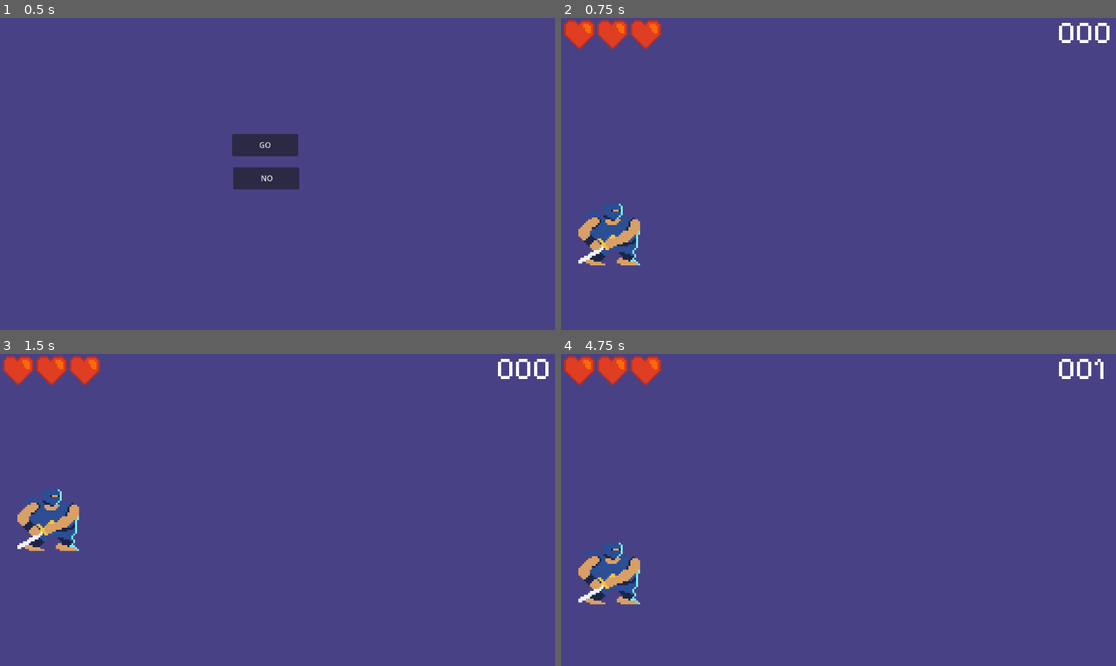
Above: before the commit, frames 1-4 (two rows, left to right).
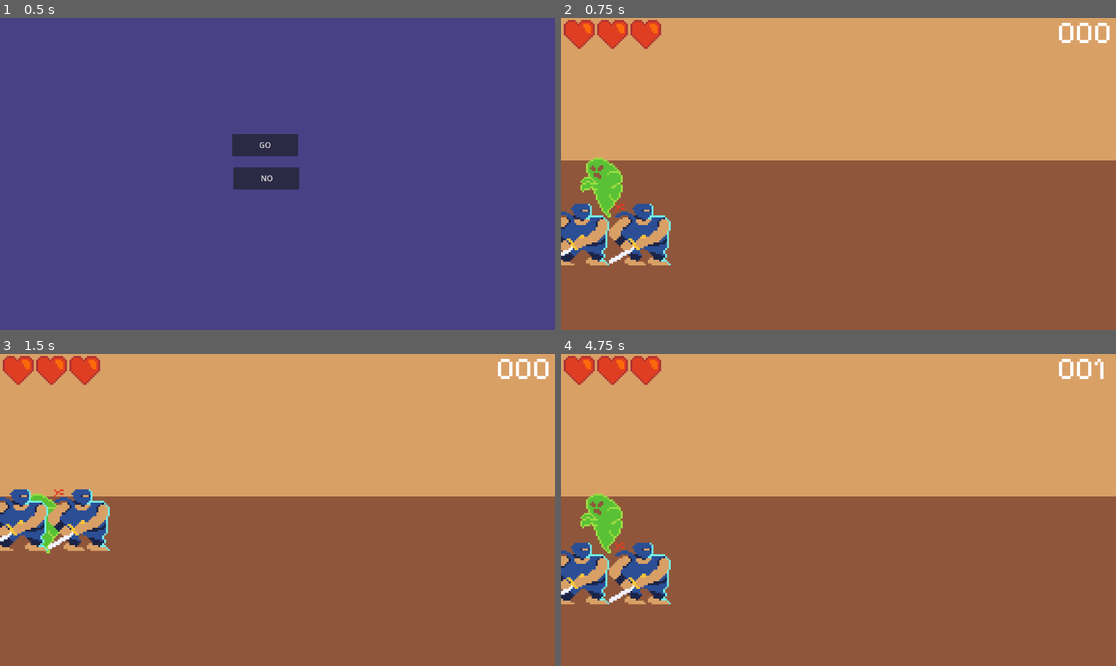
Above: after the commit, the same moments.

Repository: zdicken/CarJam
Game: Godot game, scene res://title.tscn
Same seed, same stepped clock (60 frames per second), same inputs: the game is played once before the commit and once after it.
Inputs:
- Up to frame 1 (0.5 s): no input
- Up to frame 2 (0.75 s): click "GO" at 0.5 s
- Up to frame 3 (1.5 s): tap Enter at 1.25 s; hold W (up) from 1.28 s (still down)
- Up to frame 4 (4.75 s): tap Space at 2 s; release W (up) at 2.03 s; hold S (down) 2.03-2.78 s; hold W (up) 2.78-4.28 s; hold S (down) from 4.28 s (still down)

Frame 1 is identical in both runs. In frame 2, 98% of the frame differs, in the area x 0-100%, y 0-100%; in frame 3, 98%; in frame 4, 99%.

Commit message:
background

Diff:
--- a/main.tscn
+++ b/main.tscn
@@ -1,10 +1,12 @@
-[gd_scene load_steps=7 format=3 uid="uid://hvxu4p2pl73s"]
+[gd_scene load_steps=9 format=3 uid="uid://hvxu4p2pl73s"]
 
 [ext_resource type="Script" path="res://GameController.gd" id="1_8o57u"]
 [ext_resource type="Texture2D" uid="uid://th734q7hkux1" path="res://sprites/heart.png" id="2_psj2j"]
 [ext_resource type="FontFile" uid="uid://cn4ytdw3pcnh8" path="res://fonts/Pixelify_Sans/PixelifySans-VariableFont_wght.ttf" id="2_ut6fv"]
 [ext_resource type="Script" path="res://Player.gd" id="2_uvolp"]
 [ext_resource type="Texture2D" uid="uid://berq3jdjjngnb" path="res://sprites/ninja.png" id="4_ymxnu"]
+[ext_resource type="Texture2D" uid="uid://cnyy8gbnk0b60" path="res://sprites/enemy.png" id="6_0bkgp"]
+[ext_resource type="Texture2D" uid="uid://dwcs8omnviige" path="res://sprites/background.png" id="7_ssmxn"]
 
 [sub_resource type="RectangleShape2D" id="RectangleShape2D_cb7an"]
 size = Vector2(32.5, 9)
@@ -12,6 +14,11 @@
 [node name="Game" type="Node2D"]
 texture_filter = 1
 script = ExtResource("1_8o57u")
+
+[node name="Background" type="Sprite2D" parent="."]
+position = Vector2(576, 324)
+scale = Vector2(4, 4)
+texture = ExtResource("7_ssmxn")
 
 [node name="Player" type="CharacterBody2D" parent="."]
 z_index = 1
@@ -25,6 +32,8 @@
 [node name="CollisionShape2D" type="CollisionShape2D" parent="Player"]
 position = Vector2(0.25, 0)
 shape = SubResource("RectangleShape2D_cb7an")
+
+[node name="Node" type="Node" parent="Player"]
 
 [node name="UI" type="Control" parent="."]
 layout_mode = 3
@@ -72,3 +81,8 @@
 
 [node name="Position3" type="Node2D" parent="Spawner"]
 position = Vector2(1300, 350)
+
+[node name="Enemy" type="Sprite2D" parent="."]
+position = Vector2(100, 350)
+scale = Vector2(4, 4)
+texture = ExtResource("6_0bkgp")
Binary file added: sprites/background.png
Not shown, added: sprites/background.png.import
Binary file changed: sprites/ninja.ase
Binary file changed: sprites/ninja.png
